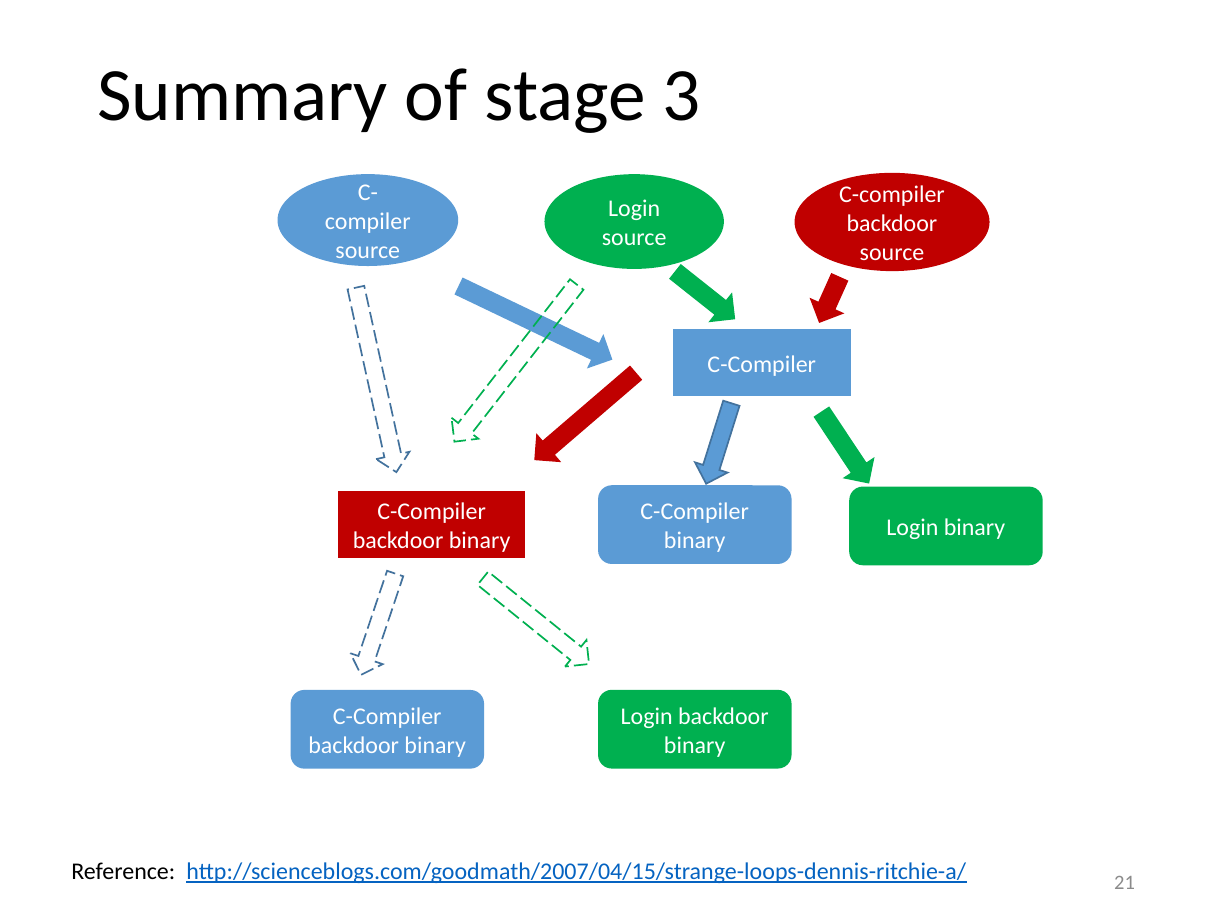
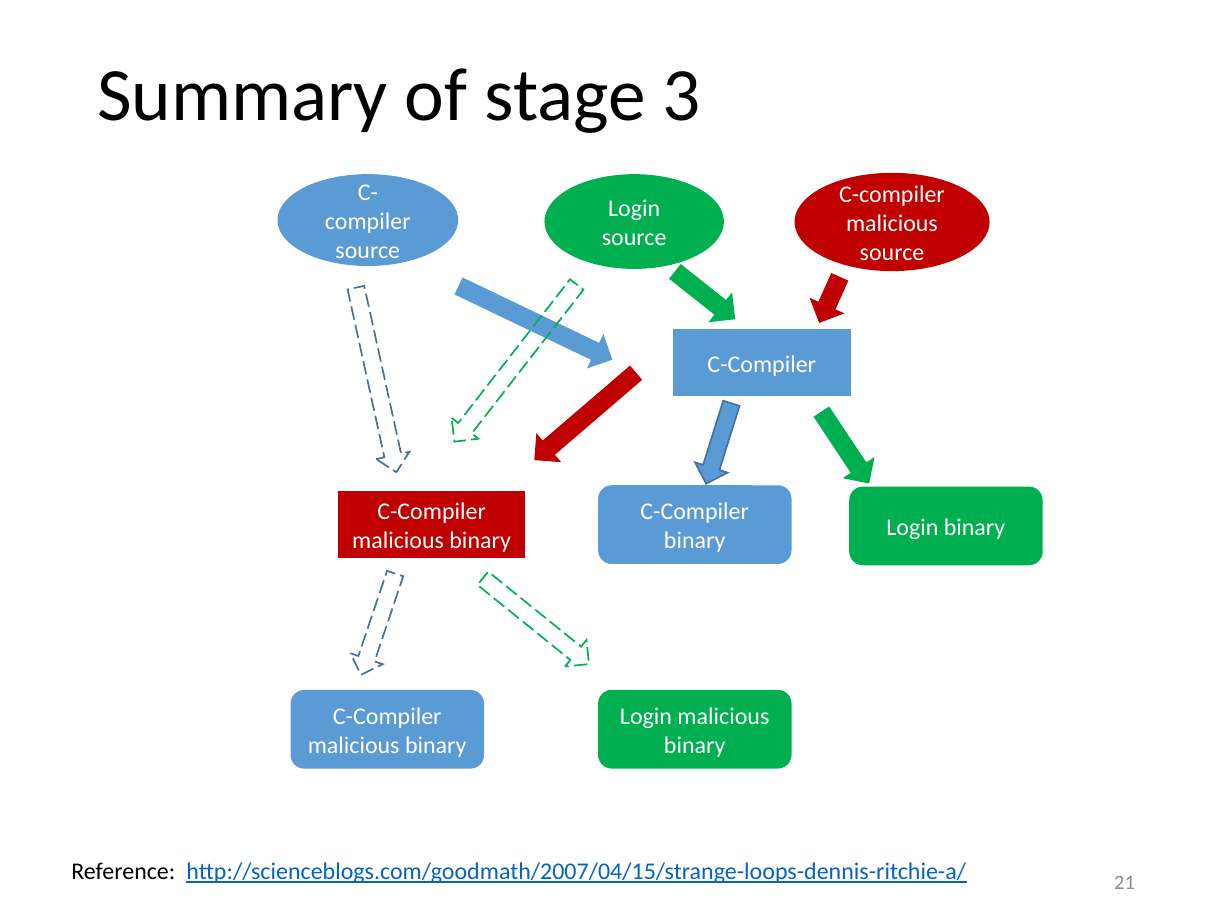
Before and after one commit to yeokm1/reflections-on-trusting-trust, a slide deck: slide 21 of reflections-on-trusting-trust-slides.pptx. Drawn at 1232x924 pixels with LibreOffice and Linux fonts; fonts in the diff are those of the drawing. Boxes give left, top, right and bottom in pixels: in the first picture for what was removed or moved away, otherwise in the second. Text is boxed around its words. In the diff, an @@ line names an element or a change of style, - is before the commit and + after.

```diff
--- a/reflections-on-trusting-trust-slides.pptx
+++ b/reflections-on-trusting-trust-slides.pptx
@@ text in ellipse at (846, 214, 938, 260): text changed @@
-backdoor source
+malicious source
@@ text in rectangle at (352, 502, 510, 552): text changed @@
-C-Compiler backdoor binary
+C-Compiler malicious binary
@@ text in rounded rectangle at (620, 707, 769, 757): text changed @@
-Login backdoor binary
+Login malicious binary
@@ text in rounded rectangle at (308, 736, 466, 757): text changed @@
-backdoor binary
+malicious binary
```
Also in this commit, not shown: 13 other slides changed, 1 other file.
